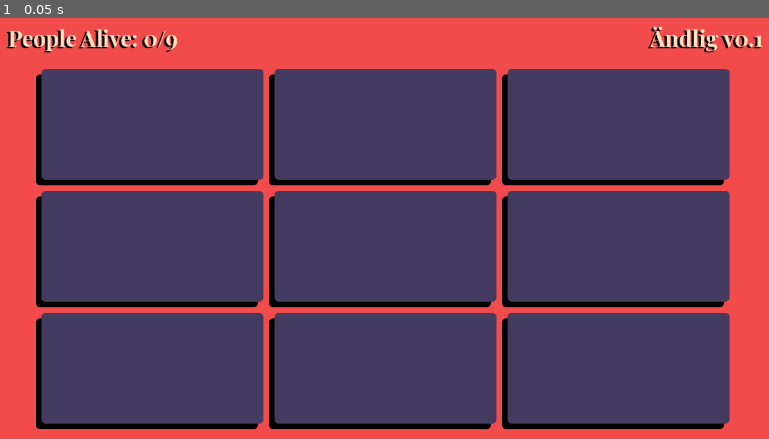
Above: before the commit, frame 1.
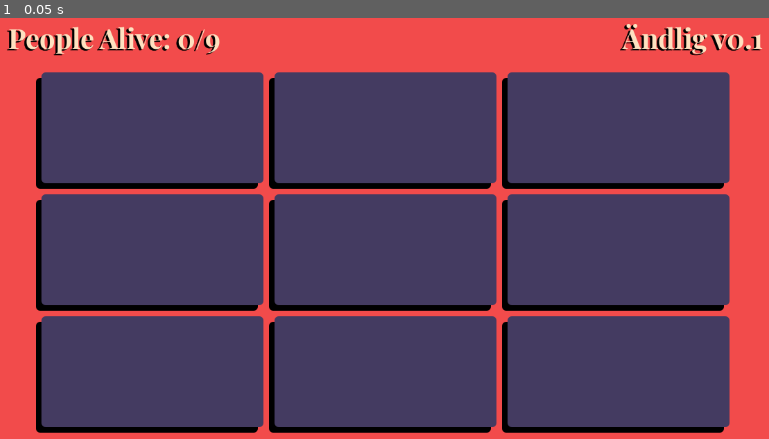
Above: after the commit, the same moment.

Repository: TheTwoBoom/andlig
Game: Godot game, scene res://game.tscn
Same seed, same stepped clock (60 frames per second), same inputs: the game is played once before the commit and once after it.
Inputs:
- Up to frame 1 (0.05 s): no input

The runs differ from the first frame. In frame 1, 8.8% of the frame differs, in the area x 0-100%, y 1-99%.

Commit message:
font now a theme

Diff:
--- /dev/null
+++ b/font.tres
@@ -0,0 +1,11 @@
+[gd_resource type="Theme" load_steps=2 format=3 uid="uid://c1pt754iq3eux"]
+
+[ext_resource type="FontFile" uid="uid://dwejpsmil4dmm" path="res://PlayfairDisplayBold-nRv8g.ttf" id="1_7j002"]
+
+[resource]
+Label/colors/font_color = Color(0.99607843, 0.88235295, 0.7529412, 1)
+Label/colors/font_shadow_color = Color(0, 0, 0, 1)
+Label/constants/shadow_offset_x = -3
+Label/constants/shadow_offset_y = 2
+Label/font_sizes/font_size = 40
+Label/fonts/font = ExtResource("1_7j002")
--- a/game.tscn
+++ b/game.tscn
@@ -2,7 +2,7 @@
 
 [ext_resource type="PackedScene" uid="uid://cluq3rylga2p0" path="res://scanner.tscn" id="1_fc0e3"]
 [ext_resource type="StyleBox" uid="uid://dsnqjgddtrqlf" path="res://panel_designs/neutral.tres" id="1_feb5d"]
-[ext_resource type="FontFile" uid="uid://dwejpsmil4dmm" path="res://PlayfairDisplayBold-nRv8g.ttf" id="2_7jktm"]
+[ext_resource type="Theme" uid="uid://c1pt754iq3eux" path="res://font.tres" id="2_fc0e3"]
 [ext_resource type="StyleBox" uid="uid://chtv0e8piv5s" path="res://panel_designs/shadow.tres" id="4_fc0e3"]
 
 [node name="Game" type="Control"]
@@ -38,22 +38,14 @@
 [node name="Label2" type="Label" parent="MarginContainer/VBoxContainer/HBoxContainer"]
 layout_mode = 2
 size_flags_horizontal = 3
+theme = ExtResource("2_fc0e3")
 theme_override_colors/font_color = Color(0.99607843, 0.88235295, 0.7529412, 1)
 theme_override_colors/font_shadow_color = Color(0, 0, 0, 1)
-theme_override_constants/shadow_offset_x = -3
-theme_override_constants/shadow_offset_y = 2
-theme_override_fonts/font = ExtResource("2_7jktm")
-theme_override_font_sizes/font_size = 32
 text = "People Alive: 0/9"
 
 [node name="Label" type="Label" parent="MarginContainer/VBoxContainer/HBoxContainer"]
 layout_mode = 2
-theme_override_colors/font_color = Color(0.99607843, 0.88235295, 0.7529412, 1)
-theme_override_colors/font_shadow_color = Color(0, 0, 0, 1)
-theme_override_constants/shadow_offset_x = -3
-theme_override_constants/shadow_offset_y = 2
-theme_override_fonts/font = ExtResource("2_7jktm")
-theme_override_font_sizes/font_size = 32
+theme = ExtResource("2_fc0e3")
 text = "Ändlig v0.1"
 horizontal_alignment = 2
 vertical_alignment = 1
